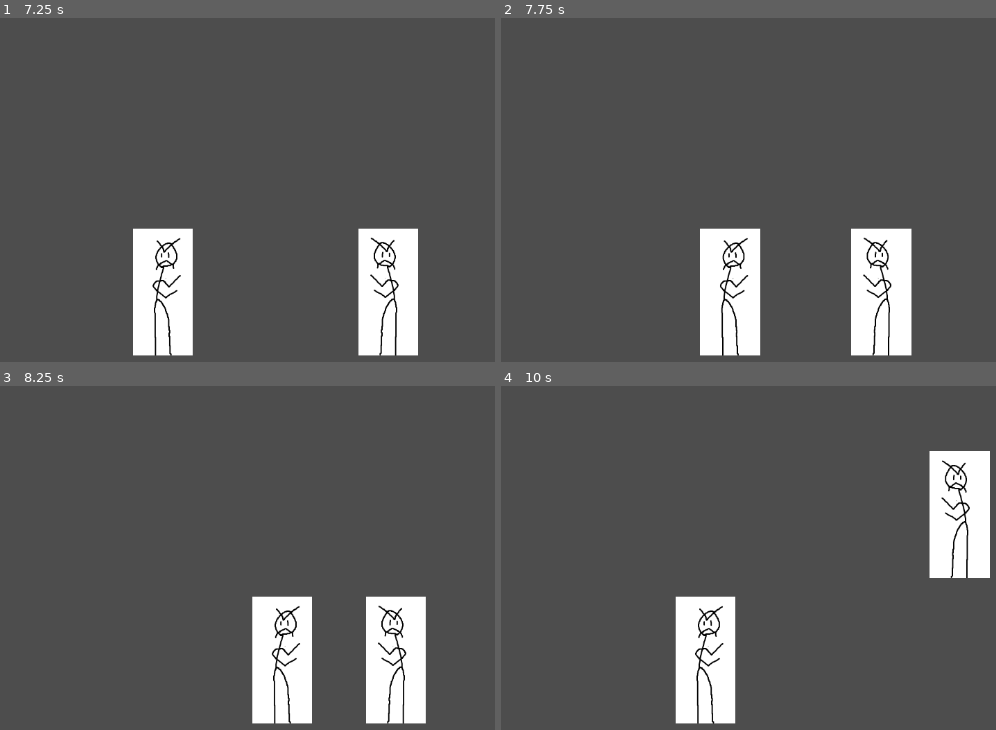
Above: before the commit, frames 1-4 (two rows, left to right).
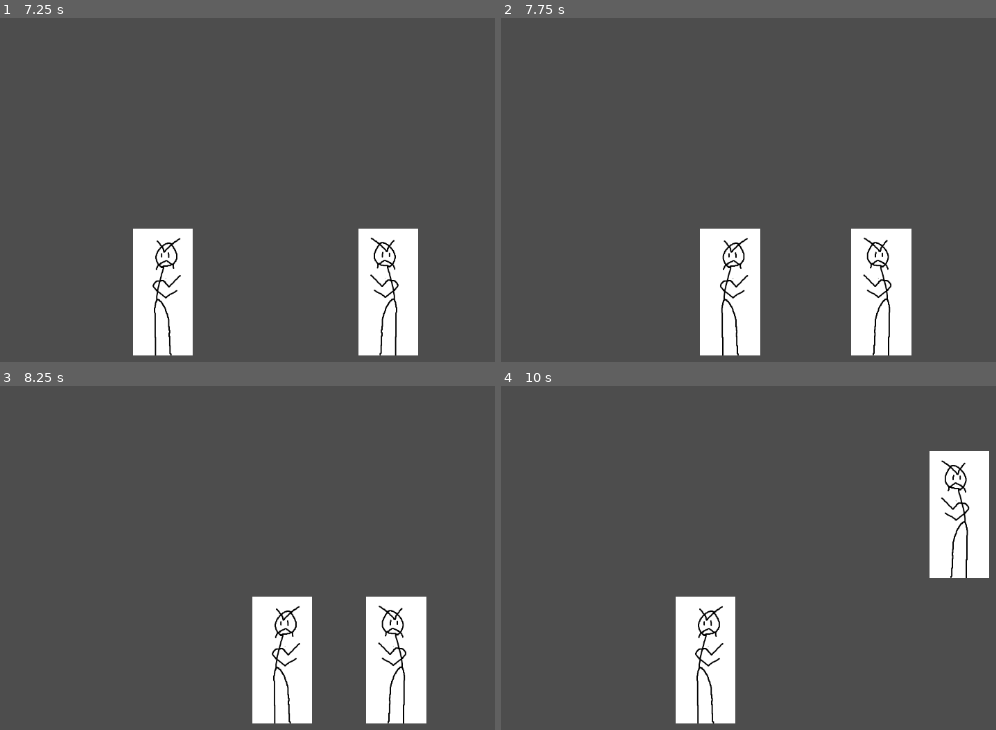
Above: after the commit, the same moments.

Repository: MichaelRatel/Fighting-Game-IEEE
Game: Godot game, scene res://main_scene.tscn
Same seed, same stepped clock (60 frames per second), same inputs: the game is played once before the commit and once after it.
Inputs:
- Up to frame 1 (7.25 s): tap Enter at 0.5, 3.5 s; hold D (player1_right) 0.53-1.28 s; hold U (player1_a) 0.53-1.28 s; hold S (player1_down) 1.28-2.03 s; tap I (player1_b) at 1.35 s; tap Space at 2, 5.75 s; hold D (player1_right) 2.03-2.78 s; hold O (player1_c) 2.03-2.78 s; hold W (player1_up) 2.78-3.53 s; tap J (player1_d) at 2.85 s; hold P (player2_a) 3.53-4.28 s; hold A (player1_left) 3.53-5.03 s; tap [ (player2_b) at 4.35 s; hold S (player1_down) 5.03-5.78 s; hold ] (player2_c) 5.03-5.78 s; hold D (player1_right) 5.78-6.53 s; tap , (player2_d) at 5.85 s; hold W (player1_up) from 6.53 s (still down); hold Down (player2_down) from 6.53 s (still down)
- Up to frame 2 (7.75 s): tap Enter at 7.25 s; release W (player1_up) at 7.28 s; release Down (player2_down) at 7.28 s; hold D (player1_right) from 7.28 s (still down); tap Left (player2_left) at 7.35 s
- Up to frame 3 (8.25 s): release D (player1_right) at 8.03 s; hold S (player1_down) from 8.03 s (still down); hold Right (player2_right) from 8.03 s (still down)
- Up to frame 4 (10 s): release S (player1_down) at 8.78 s; release Right (player2_right) at 8.78 s; hold A (player1_left) 8.78-9.53 s; tap Up (player2_up) at 8.85 s; hold W (player1_up) from 9.53 s (still down); hold U (player1_a) from 9.53 s (still down)

Frame 1 is identical in both runs. In frame 2, 0.2% of the frame differs, in the area x 73-79%, y 64-98%; in frame 3, 0.5%, in the area x 76-87%, y 61-99%; in frame 4, 0.5%.

Commit message:
Added forward and backwards jumps
you can now jump forward and backwards from a walk or idle. also fixed the side switching mechanics so you don't switch sides until you land.

Diff:
--- a/characters/all_rounder/scripts/backwalk_state.gd
+++ b/characters/all_rounder/scripts/backwalk_state.gd
@@ -20,3 +20,9 @@
 # While we are moving backwards, keep moving backwards.
 func move_backwards():
 	persistent_state.player.velocity += Vector2(1, 0) * persistent_state.backwardWalkSpeed * (-1 * persistent_state.direction)
+func forward_jump():
+	persistent_state.player.velocity.x = 0
+	change_state.call("forwardjump")
+func backward_jump():
+	persistent_state.player.velocity.x = 0
+	change_state.call("backwardjump")
--- /dev/null
+++ b/characters/all_rounder/scripts/backward_jump.gd
@@ -0,0 +1,19 @@
+extends State
+class_name BackJumpState
+
+
+func _ready():
+	persistent_state.player.velocity.y -= persistent_state.jumpHeight
+	persistent_state.player.velocity.x += persistent_state.forwardWalkSpeed * -persistent_state.direction / 2
+
+
+# Called every frame. 'delta' is the elapsed time since the previous frame.
+func _process(delta):
+	persistent_state.player.move_and_slide()
+
+	persistent_state.player.velocity.y += persistent_state.gravity
+	if(persistent_state.player.position.y >= -140):
+		persistent_state.player.velocity.y = 0
+		persistent_state.player.position.y = -140
+		change_state.call("idle")
+	pass
--- /dev/null
+++ b/characters/all_rounder/scripts/forward_jump.gd
@@ -0,0 +1,19 @@
+extends State
+class_name ForwardJumpState
+
+
+func _ready():
+	persistent_state.player.velocity.y -= persistent_state.jumpHeight
+	persistent_state.player.velocity.x += persistent_state.forwardWalkSpeed * persistent_state.direction / 2
+
+
+# Called every frame. 'delta' is the elapsed time since the previous frame.
+func _process(delta):
+	persistent_state.player.move_and_slide()
+
+	persistent_state.player.velocity.y += persistent_state.gravity
+	if(persistent_state.player.position.y >= -140):
+		persistent_state.player.velocity.y = 0
+		persistent_state.player.position.y = -140
+		change_state.call("idle")
+	pass
--- a/characters/all_rounder/scripts/idle_state.gd
+++ b/characters/all_rounder/scripts/idle_state.gd
@@ -6,6 +6,8 @@
 class_name IdleState
 
 func _ready():
+	persistent_state.correct_direction(persistent_state.player.position.x - persistent_state.opponent.position.x)
+	persistent_state.player.velocity.x = 0
 	pass # TODO: make an idle animation for the character and call it to play here
 
 # When moving toward the opponent, change state to a walk
@@ -18,3 +20,9 @@
 
 func neutral_jump():
 	change_state.call("neutraljump")
+
+func forward_jump():
+	change_state.call("forwardjump")
+func backward_jump():
+	print("jumping from idle state")
+	change_state.call("backwardjump")
--- a/characters/all_rounder/scripts/persistent_state.gd
+++ b/characters/all_rounder/scripts/persistent_state.gd
@@ -16,6 +16,7 @@
 #through code. Used now for direction flipping
 @export var opponent : CharacterBody2D = null
 
+var currentState: String = "IdleState"
 #I ended up moving the state off of the top of the chain. I think this all makes
 #sense, input informs the state, which then changes the sprite if needed. Which
 #tracks with the new layout of the scene
@@ -65,10 +66,9 @@
 
 func _process(_delta):
 	var distance = player.position.x - opponent.position.x
-	if(direction == directions.LEFT && distance < 0):
-		_flip_direction()
-	elif(direction == directions.RIGHT && distance > 0):
-		_flip_direction()
+
+
+	correct_direction(distance)
 
 	# Writes a new node to the buffer every frame
 	# Add newest input to end
@@ -107,12 +107,25 @@
 
 func neutral_jump():
 	state.neutral_jump()
+func forward_jump():
+	state.forward_jump()
+func backward_jump():
+	state.backward_jump()
 
 # Switches direction of player character
 func _flip_direction():
 	shouldFlip = not shouldFlip
 	sprite.set_flip_h(shouldFlip)
 	direction *= -1
+
+# corrects direction based on current state.
+func correct_direction(distance):
+	# when we are airborne, dont flip
+	if(currentState == "forwardjump" || currentState == "backwardjump" || currentState == "neutraljump"):
+		pass
+	elif((direction == directions.LEFT && distance < 0 || direction == directions.RIGHT && distance > 0)):
+		#print(currentState)
+		_flip_direction()
 
 func change_state(new_state_name):
 	print("%s :change_state has been called with %s" % [get_parent().to_string(), new_state_name])
@@ -124,4 +137,5 @@
 	# NOTE: GODOT DOCS ARE NOT UPDATED TO GODOT 4 CALLS, THE PURPOSE OF "funcref" IN THE DOCS IS NOW USED BY "Callable"
 	state.setup(Callable(self, "change_state"), get_node("PlayerSprite"), self)
 	state.name = "current_state"
+	currentState = new_state_name
 	add_child(state)
--- a/characters/all_rounder/scripts/state.gd
+++ b/characters/all_rounder/scripts/state.gd
@@ -28,6 +28,10 @@
 	pass
 func neutral_jump():
 	pass
+func forward_jump():
+	pass
+func backward_jump():
+	pass
 
 # Called when the node enters the scene tree for the first time.
 func _ready():
--- a/characters/all_rounder/scripts/state_factory.gd
+++ b/characters/all_rounder/scripts/state_factory.gd
@@ -12,7 +12,9 @@
 		"idle": IdleState,
 		"walk": WalkState,
 		"backwalk": BackwalkState,
-		"neutraljump": NeutralJumpState
+		"neutraljump": NeutralJumpState,
+		"backwardjump": BackJumpState,
+		"forwardjump": ForwardJumpState
 	}
 
 func get_state(state_name):
--- a/characters/all_rounder/scripts/walk_state.gd
+++ b/characters/all_rounder/scripts/walk_state.gd
@@ -17,3 +17,11 @@
 func move_backwards():
 	persistent_state.player.velocity.x = 0
 	change_state.call("backwalk")
+
+func forward_jump():
+	persistent_state.player.velocity.x = 0
+	change_state.call("forwardjump")
+
+func backward_jump():
+	persistent_state.player.velocity.x = 0
+	change_state.call("backwardjump")
--- a/characters/input_handling.gd
+++ b/characters/input_handling.gd
@@ -53,8 +53,12 @@
 	# if we find a super input first, we super, if not, we special, attack, move, etc.
 	# exact hierarchy is in the design doc in the discord
 	#print(buffer.slice(-1)[0].toString())
+	if(buffer.slice(-1)[0].stickPosition == 7):
+		persistentState.backward_jump()
 	if(buffer.slice(-1)[0].stickPosition == 8):
 		persistentState.neutral_jump()
+	if (buffer.slice(-1)[0].stickPosition == 9):
+		persistentState.forward_jump()
 	if(buffer.slice(-1)[0].stickPosition == 6):
 		persistentState.move_forward()
 	if(buffer.slice(-1)[0].stickPosition == 4):
Not shown, added: mai2116.tmp
